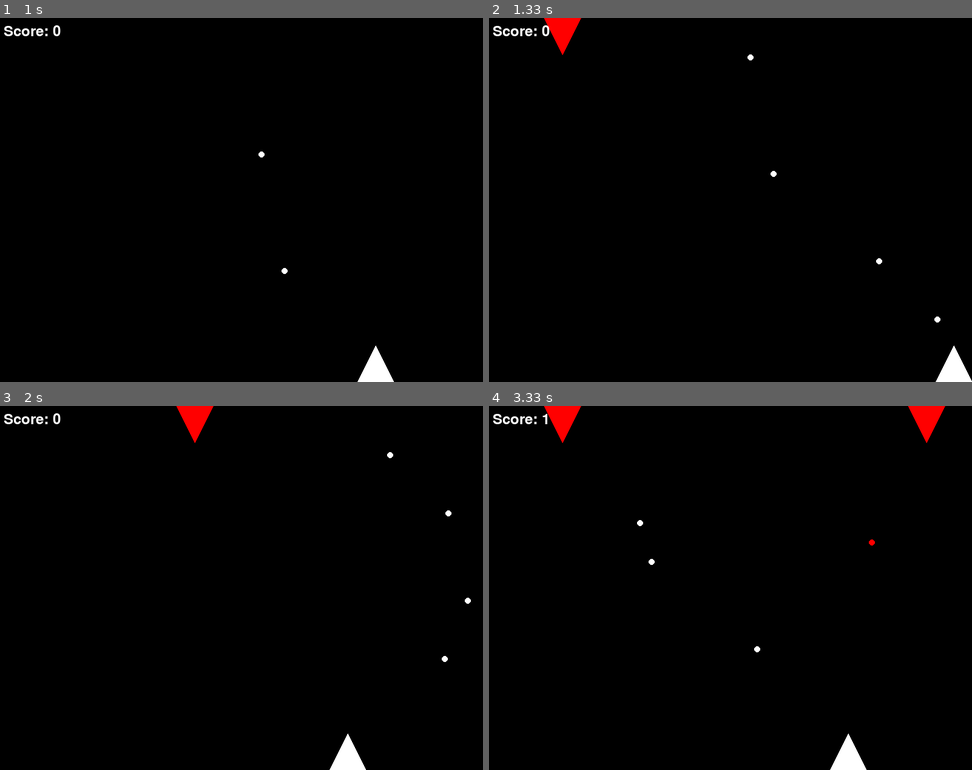
Above: before the commit, frames 1-4 (two rows, left to right).
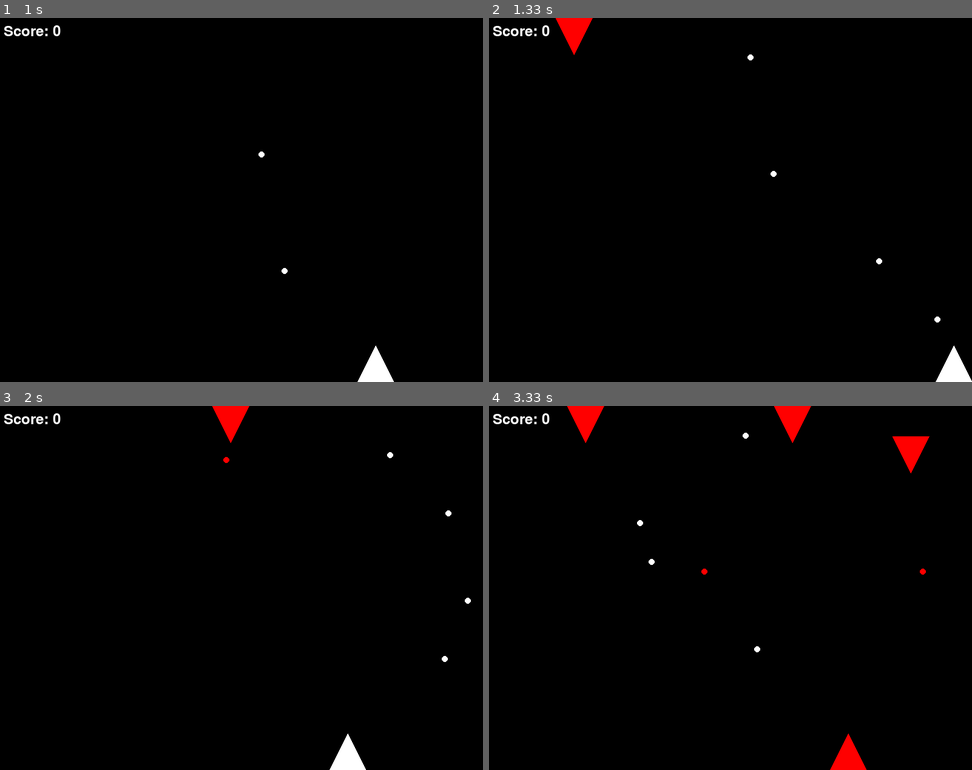
Above: after the commit, the same moments.

Repository: alderaan/Pygame-Space-Invaders
Game: pygame game, started from main.py
The game is run twice, just before and just after one commit, with the same random seed, the same clock (stepped at 60 frames per second) and the same inputs.
Inputs:
- Up to frame 1 (1 s): tap Space at 0.33, 0.73 s; hold Right from 0.67 s (still down)
- Up to frame 2 (1.33 s): tap Space at 1.03, 1.23 s; release Right at 1.13 s; hold Right from 1.17 s (still down)
- Up to frame 3 (2 s): tap Space at 1.53, 1.73 s; release Right at 1.63 s; hold Left from 1.67 s (still down)
- Up to frame 4 (3.33 s): tap Space at 2.03, 2.3, 2.6, 2.73, 3.03 s; release Left at 2.2 s; hold Left 2.23-2.63 s; hold Right 2.67-3.3 s

Frame 1 is identical in both runs. In frame 2, 0.4% of the frame differs, in the area x 11-22%, y 0-11%; in frame 3, 0.8%; in frame 4, 2.3%, in the area x 10-95%, y 0-100%.

Commit message:
added some increasing difficulty. enemy speed goes up and reload time down as more enemies are defeated

Diff:
--- a/config.py
+++ b/config.py
@@ -18,6 +18,7 @@
 ENEMY_BULLET_COLOR = (255, 0, 0)
 ENEMY_RELOAD_TIME = 1
 ENEMY_SPAWN_INTERVAL = 1
+ENEMY_SPEED = 5
 
 BULLET_WIDTH = 10
 BULLET_HEIGHT = 10
--- a/enemy.py
+++ b/enemy.py
@@ -10,17 +10,12 @@
     ENEMY_RELOAD_TIME,
 )
 from bullet import Bullet
-
-# from collision import check_collision
 from flashing_effect import get_flash_color
-
-# Enemy speed
-ENEMY_SPEED = 5
 
 
 # Enemy class
 class Enemy:
-    def __init__(self, x, y, health=100):
+    def __init__(self, x, y, health=100, speed=5, reload_time=1):
         self.rect = pygame.Rect(x, y, ENEMY_WIDTH, ENEMY_HEIGHT)
         self.width = ENEMY_WIDTH
         self.height = ENEMY_HEIGHT
@@ -28,19 +23,21 @@
         self.bullets = []
         self.last_shot_time = time.time()  # Initialize last shot time
         self.health = health
+        self.speed = speed
+        self.reload_time = reload_time
         self.is_flashing = False
         self.flash_start_time = 0
         self.flash_duration = 0.4
 
     def move(self):
-        self.rect.x += self.direction * ENEMY_SPEED
+        self.rect.x += self.direction * self.speed
         if self.rect.right >= SCREEN_WIDTH or self.rect.left <= 0:
             self.direction *= -1  # Reverse direction
             self.rect.y += 50
 
     def try_to_shoot(self):
         current_time = time.time()
-        if current_time - self.last_shot_time >= ENEMY_RELOAD_TIME:
+        if current_time - self.last_shot_time >= self.reload_time:
             self.shoot()
             self.last_shot_time = current_time  # Update last shot time
 
--- a/game.py
+++ b/game.py
@@ -5,6 +5,8 @@
     SCREEN_WIDTH,
     SCREEN_HEIGHT,
     ENEMY_SPAWN_INTERVAL,
+    ENEMY_SPEED,
+    ENEMY_RELOAD_TIME,
     PLAYER_BULLET_DAMAGE,
     BLACK,
     WHITE,
@@ -43,6 +45,8 @@
     while running:
         player, enemies, spawn_timer, score = initialize_game()
         game_over = False
+        enemy_speed_mod = 1.0
+        enemy_reload_mod = 1.0
 
         while not game_over:
             dt = clock.tick(60) / 1000  # Convert milliseconds to seconds
@@ -86,7 +90,18 @@
 
             # Spawn a new enemy every x seconds
             if spawn_timer >= ENEMY_SPAWN_INTERVAL:
-                enemies.append(Enemy(0, 0))
+                enemy_speed_mod += 0.1
+                enemy_reload_mod -= 0.05
+                print(ENEMY_SPEED * enemy_speed_mod)
+                enemies.append(
+                    Enemy(
+                        0,
+                        0,
+                        health=100,
+                        speed=ENEMY_SPEED * enemy_speed_mod,
+                        reload_time=ENEMY_RELOAD_TIME * enemy_reload_mod,
+                    )
+                )
                 spawn_timer = 0  # Reset the spawn timer
 
             # RENDERING
